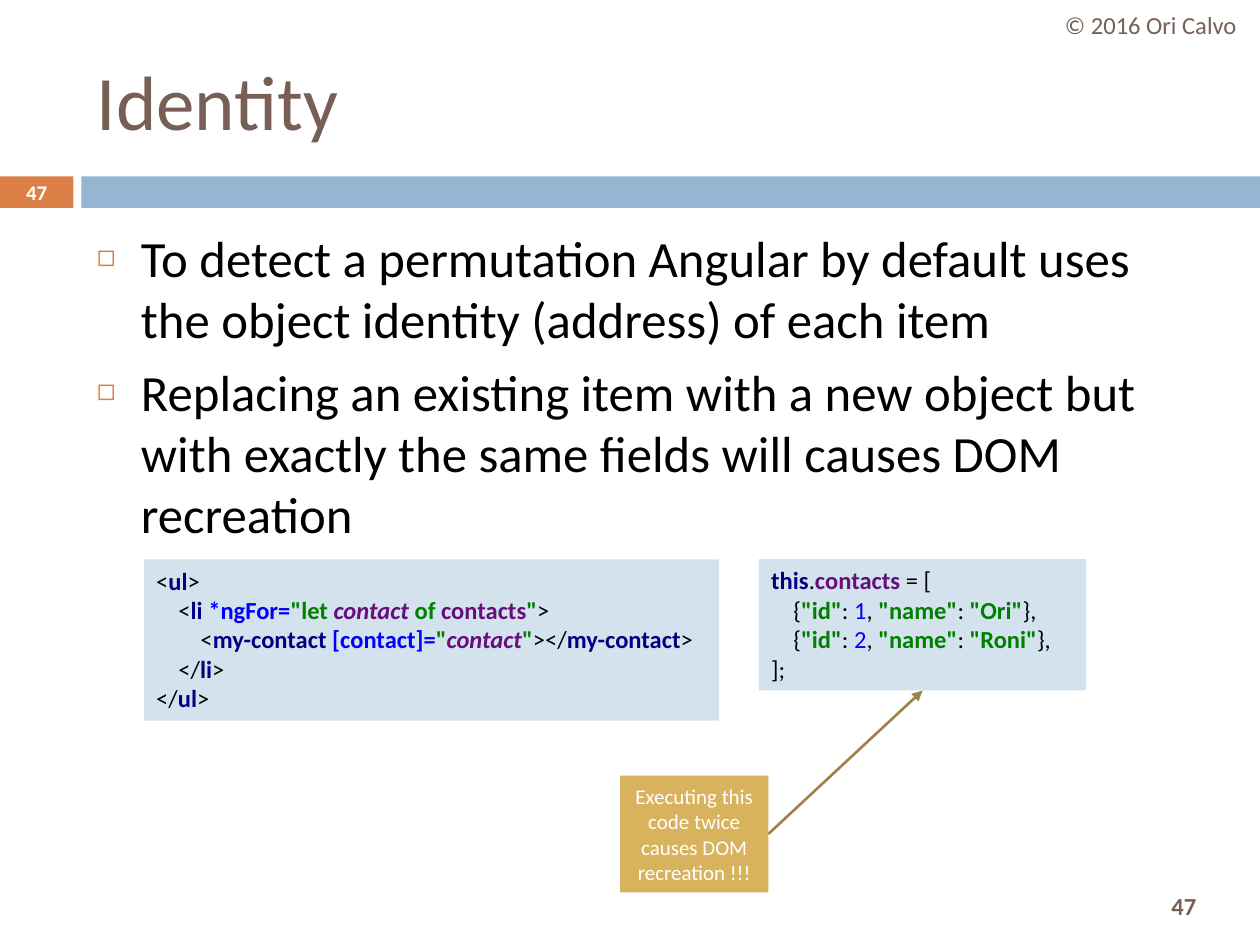
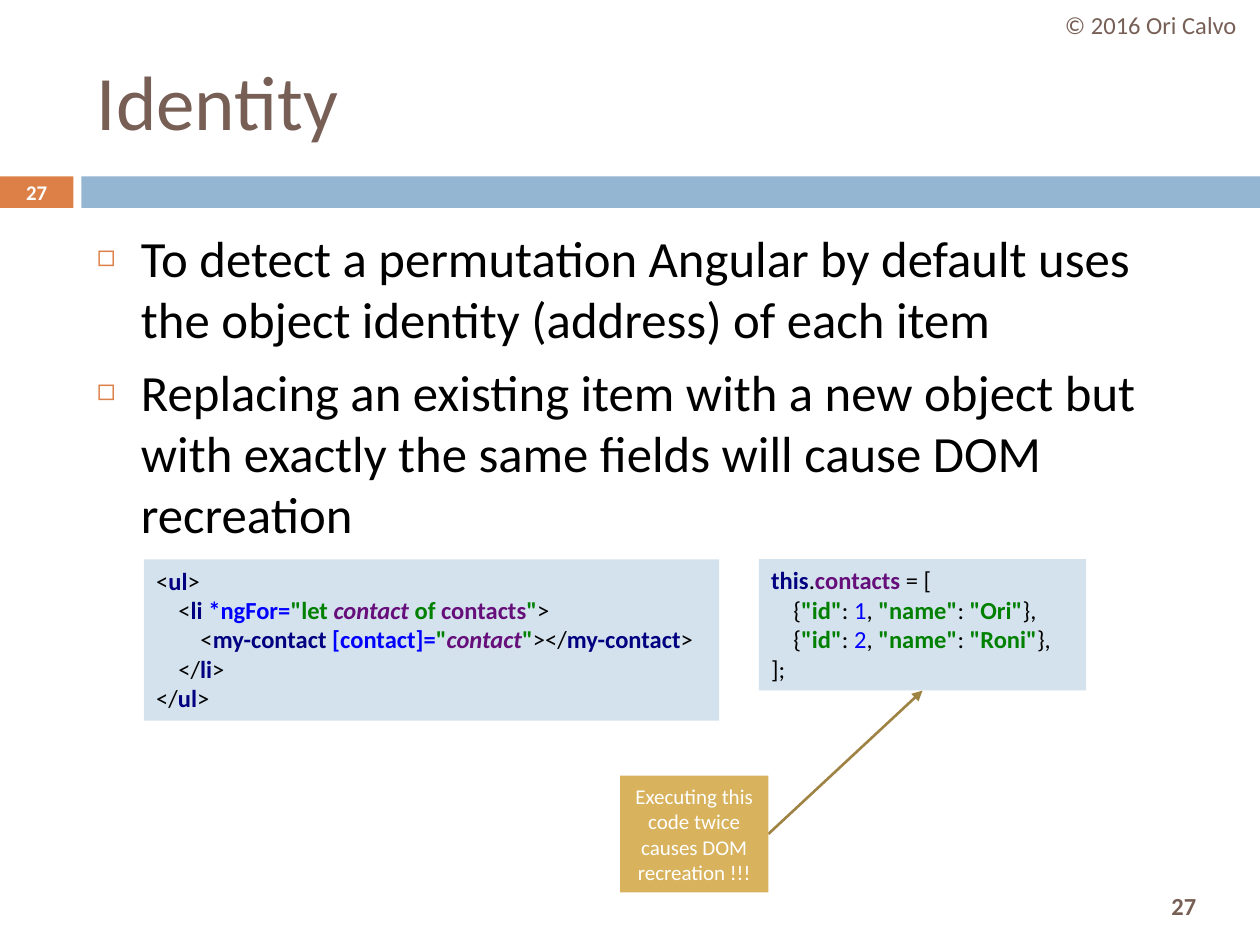
Before and after one commit to oricalvo/course-amdocs-angular, a slide deck: slide 27 of PPTs/06 Advanced Components.pptx (slide 47 before the commit). Drawn at 1260x945 pixels with LibreOffice and Linux fonts; fonts in the diff are those of the drawing. Boxes give left, top, right and bottom in pixels: in the first picture for what was removed or moved away, otherwise in the second. Text is boxed around its words. In the diff, an @@ line names an element or a change of style, - is before the commit and + after.

Commit message:
More

```diff
--- a/PPTs/06 Advanced Components.pptx
+++ b/PPTs/06 Advanced Components.pptx
@@ page number at box(26, 186, 47, 200): text changed @@
-47
+27
@@ text at box(141, 375, 1135, 534): text changed @@
-◻ Replacing an existing item with a new object but with exactly the same fields will causes DOM recreation
+◻ Replacing an existing item with a new object but with exactly the same fields will cause DOM recreation
@@ page number at box(1171, 899, 1196, 915): text changed @@
-47
+27
```
Also in this commit, not shown: 3 other slides changed, 29 slides removed.
